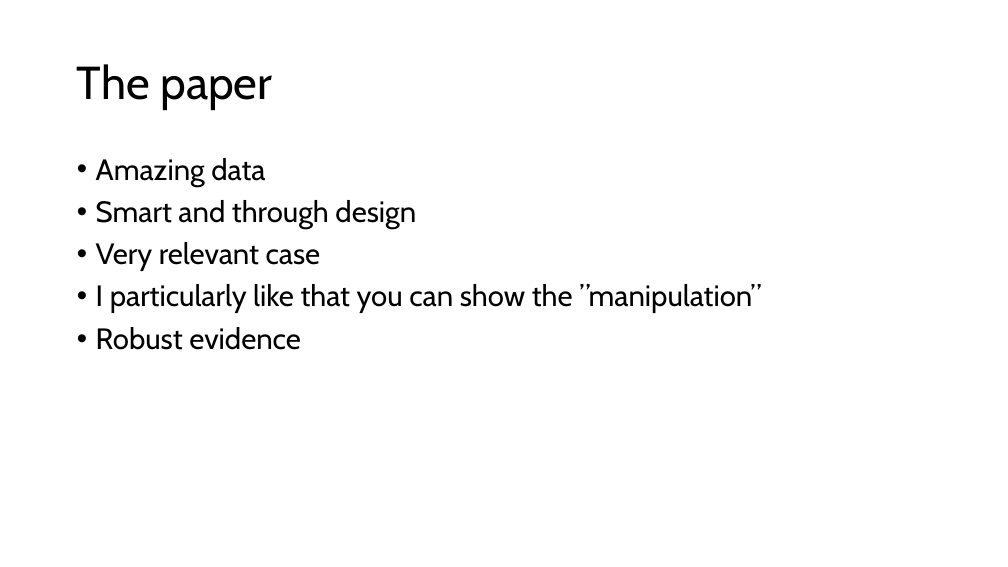
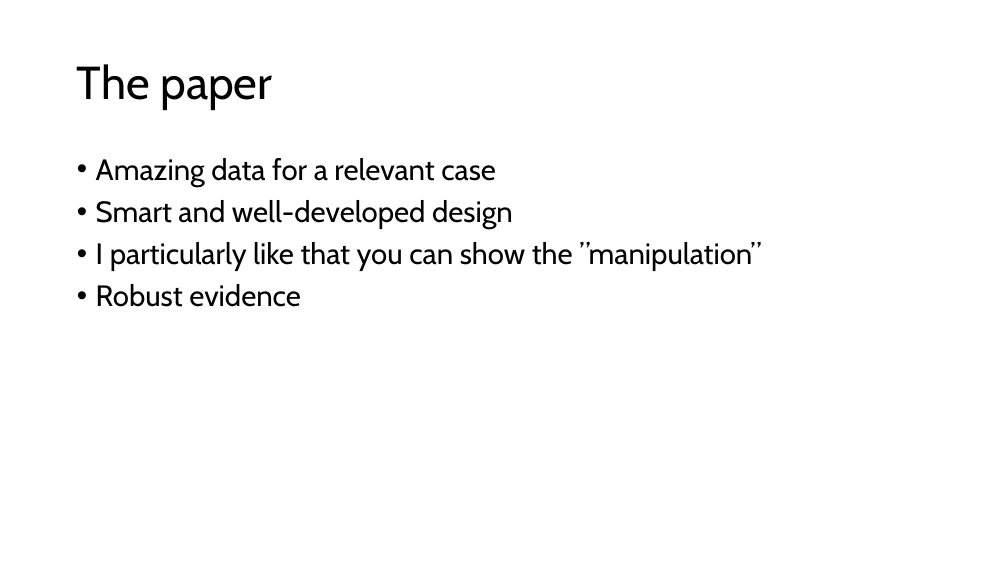
Before and after one commit to colomboeui/conferences, a slide deck: slide 3 of dickson.pptx. Drawn at 1008x567 pixels with LibreOffice and Linux fonts; fonts in the diff are those of the drawing. Boxes give left, top, right and bottom in pixels: in the first picture for what was removed or moved away, otherwise in the second. Text is boxed around its words. In the diff, an @@ line names an element or a change of style, - is before the commit and + after.

```diff
--- a/dickson.pptx
+++ b/dickson.pptx
@@ text at (x1=96, y1=158, x2=513, y2=229): text changed @@
-• Amazing data
-• Smart and through design
-• Very relevant case
+• Amazing data for a relevant case
+• Smart and well-developed design
```
Also in this commit, not shown: 3 other slides changed.
